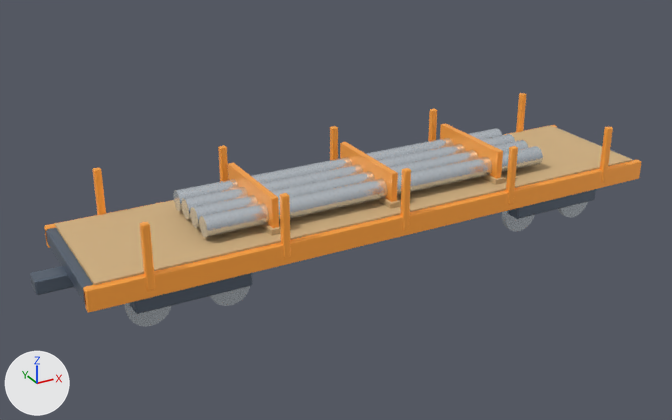
The glTF model DTS/apps/admin/public/models/rebar-wagon-v4-low.glb, before and after one commit.
Both versions are drawn from a 50 mm camera at (-9.96, -16.64, 9.5) aimed at (-0.66, 0.26, 1.05). Lighting does not change. The marker at lower left points along +X, +Y and +Z. The first picture is the older version. Vertices at exactly the same position are counted once.

The first picture shows 'rebar-wagon-v4-high.glb-v5_bright_steel', 'rebar-wagon-v4-high.glb-v5_crane_orange', 'rebar-wagon-v4-high.glb-v5_heavy_gunmetal', 'rebar-wagon-v4-high.glb-v5_timber_dunnage'.
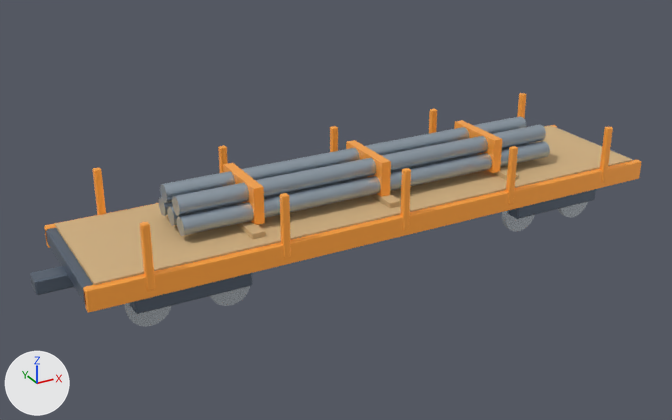
Where the change shows, as pixel boxes (x1, y1, x2, y2) in the pictures (672 x 420 px; the box of a moved part takes in the faces that stretch with it):
'rebar-wagon-v4-high.glb-v5_rebar_bundle', added: after (159, 116, 550, 236)
part 1 of me_rebar_wagon_v4_high_glb_v5_bright_steel, deleted: before (199, 146, 543, 237)
part 2 of me_rebar_wagon_v4_high_glb_v5_bright_steel, deleted: before (173, 128, 502, 211)
part 3 of me_rebar_wagon_v4_high_glb_v5_bright_steel, deleted: before (190, 140, 529, 228)
part 4 of me_rebar_wagon_v4_high_glb_v5_bright_steel, deleted: before (182, 134, 515, 219)
part 5 of me_rebar_wagon_v4_high_glb_v5_crane_orange, moved or reshaped: before (228, 163, 279, 228); after (223, 163, 265, 225)
part 6 of me_rebar_wagon_v4_high_glb_v5_crane_orange, moved or reshaped: before (340, 142, 398, 202); after (346, 140, 391, 197)
part 7 of me_rebar_wagon_v4_high_glb_v5_crane_orange, moved or reshaped: before (440, 123, 503, 178); after (454, 120, 502, 173)

Patch to the scene script:
```diff
--- a/DTS/apps/admin/public/models/rebar-wagon-v4-low.glb.py
+++ b/DTS/apps/admin/public/models/rebar-wagon-v4-low.glb.py
@@ me_rebar_wagon_v4_high_glb_v5_bright_steel @@
-me_rebar_wagon_v4_high_glb_v5_bright_steel.from_pydata(...)  # 464 vertices, 880 faces; spans x -5.91..5.91, y -0.97..0.97, z 0.0..2.03
+me_rebar_wagon_v4_high_glb_v5_bright_steel.from_pydata(...)  # 352 vertices, 672 faces; spans x -5.91..5.91, y -0.9..0.9, z 0.0..0.92
+# me_rebar_wagon_v4_high_glb_v5_bright_steel part 1: the loose piece of 28 vertices spanning x -4.2..4.2, y -0.97..-0.53, z 1.61..2.03 is deleted
+# me_rebar_wagon_v4_high_glb_v5_bright_steel part 2: the loose piece of 28 vertices spanning x -4.2..4.2, y 0.53..0.97, z 1.61..2.03 is deleted
+# me_rebar_wagon_v4_high_glb_v5_bright_steel part 3: the loose piece of 28 vertices spanning x -4.2..4.2, y -0.47..-0.03, z 1.61..2.03 is deleted
+# me_rebar_wagon_v4_high_glb_v5_bright_steel part 4: the loose piece of 28 vertices spanning x -4.2..4.2, y 0.03..0.47, z 1.61..2.03 is deleted
 me_rebar_wagon_v4_high_glb_v5_bright_steel.materials.append(mat_v5_bright_steel)
@@ me_rebar_wagon_v4_high_glb_v5_crane_orange @@
 me_rebar_wagon_v4_high_glb_v5_crane_orange.from_pydata(...)  # 312 vertices, 564 faces; spans x -6.8..6.8, y -1.63..1.63, z 1.02..2.53
+# me_rebar_wagon_v4_high_glb_v5_crane_orange part 5: the loose piece of 8 vertices spanning x -2.87..-2.73, y -1.12..1.12, z 1.56..2.28 is scaled about its middle by (1.57, 0.693, 1.11), then moved by (-0.2, 0.0, 0.1)
+# me_rebar_wagon_v4_high_glb_v5_crane_orange part 6: the loose piece of 8 vertices spanning x -0.07..0.07, y -1.12..1.12, z 1.56..2.28 is scaled about its middle by (1.57, 0.693, 1.11), then moved by (0.0, 0.0, 0.1)
+# me_rebar_wagon_v4_high_glb_v5_crane_orange part 7: the loose piece of 8 vertices spanning x 2.73..2.87, y -1.12..1.12, z 1.56..2.28 is scaled about its middle by (1.57, 0.693, 1.11), then moved by (0.2, 0.0, 0.1)
 me_rebar_wagon_v4_high_glb_v5_crane_orange.materials.append(mat_v5_crane_orange)
@@ ob_rebar_wagon_v4_high_glb_v5_rebar_bundle @@
+ob_rebar_wagon_v4_high_glb_v5_rebar_bundle = bpy.data.objects.new('rebar-wagon-v4-high.glb-v5_rebar_bundle', me_rebar_wagon_v4_high_glb_v5_rebar_bundle)  # 140 vertices, 260 faces; spans x -4.6..4.6, y -0.75..0.75, z 1.65..2.39; in mat_v5_rebar_bundle (light grey #adbcc8)
+ob_rebar_wagon_v4_high_glb_v5_rebar_bundle.location = (0.0, 0.0, 0.0)
```
